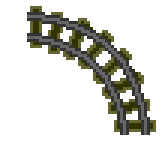
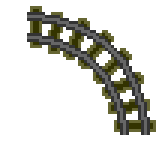
Two versions of the same layered image (162x162). Layer-by-layer changes:
painted on "Layer 3" over [87, 24, 138, 75]
